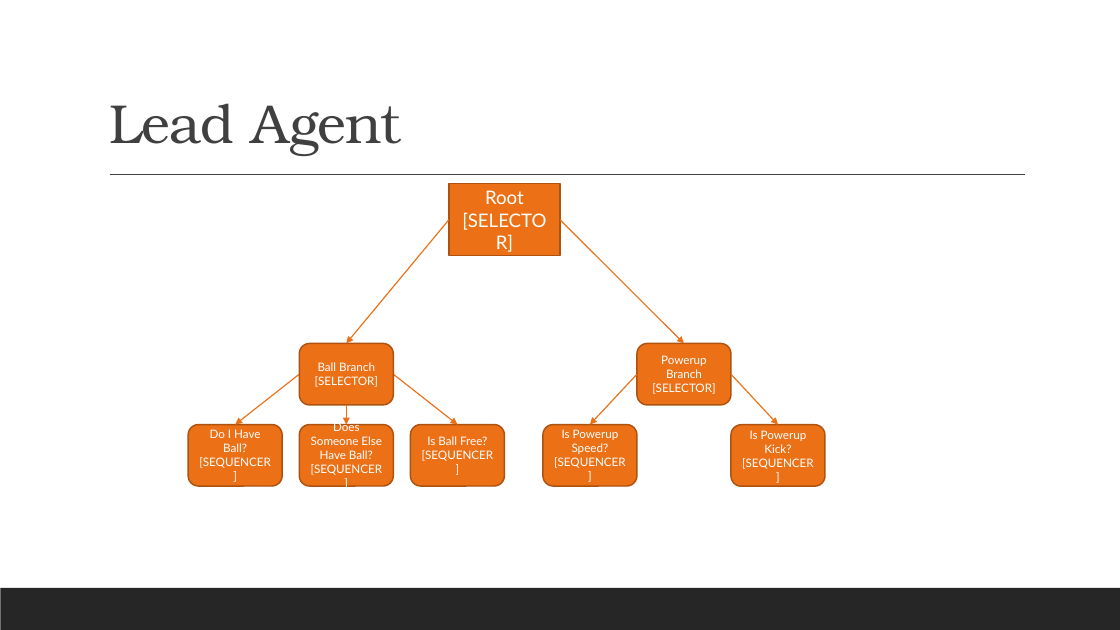
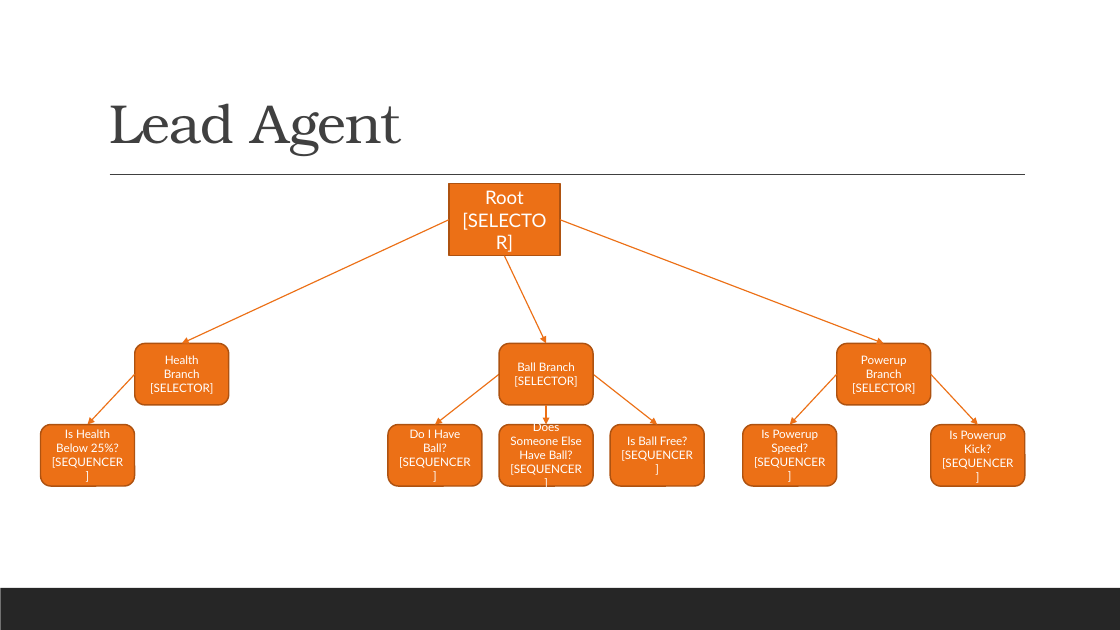
Before and after one commit to teemulaiho/BEHAVIOR-ARISES, a slide deck: slide 6 of Behaviour Tree.pptx. Drawn at 1120x630 pixels with LibreOffice and Linux fonts; fonts in the diff are those of the drawing. Boxes give left, top, right and bottom in pixels: in the first picture for what was removed or moved away, otherwise in the second. Text is boxed around its words. In the diff, an @@ line names an element or a change of style, - is before the commit and + after.

```diff
--- a/Behaviour Tree.pptx
+++ b/Behaviour Tree.pptx
@@ arrow added from (449, 220) to (181, 344), #EC7016 1 pt @@
@@ arrow moved from (560, 220) - (684, 344) to (560, 220) - (884, 344) @@
@@ arrow moved from (449, 220) - (346, 344) to (505, 256) - (546, 344) @@
@@ rounded rectangle added at [134,344,229,405], fill #EC7016, outline #AF5310 1.25 pt, 10 pt, text #FFFFFF @@
+Health Branch
+[SELECTOR]
@@ arrow added from (134, 374) to (87, 424), #EC7016 1 pt @@
@@ 7 rounded rectangles, 5 arrows: place and size @@
-7 rounded rectangles, 5 arrows at [188,344,825,486]
+7 rounded rectangles, 5 arrows at [388,344,1025,486]
@@ rounded rectangle added at [40,424,134,486], fill #EC7016, outline #AF5310 1.25 pt, 10 pt, text #FFFFFF @@
+Is Health Below 25%?
+[SEQUENCER]
```
Also in this commit, not shown: 1 other slide changed, 6 other files.
